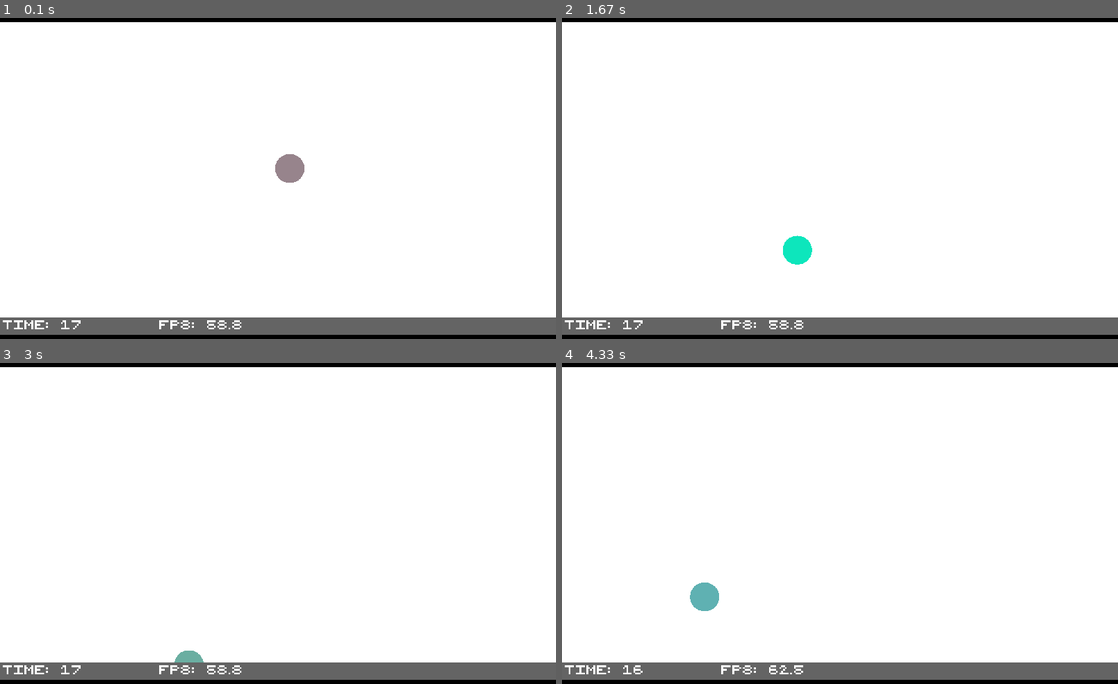
Above: before the commit, frames 1-4 (two rows, left to right).
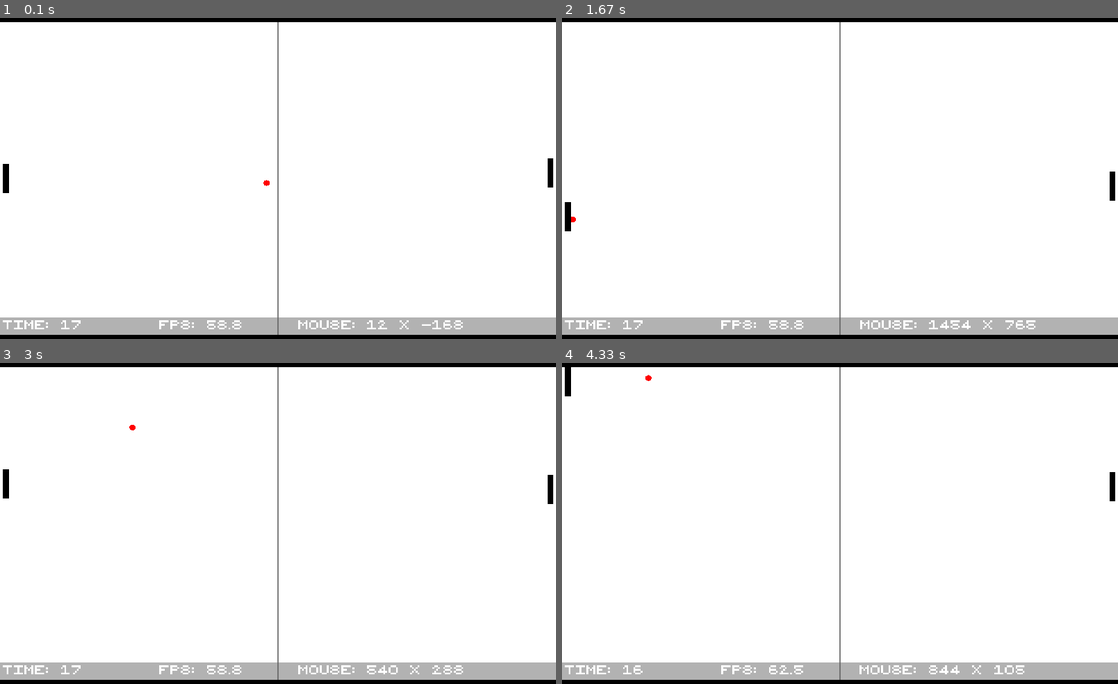
Above: after the commit, the same moments.

Repository: 648trindade/pygame-engine-gamejam
Game: pygame game, started from src/main.py
The game is run twice, just before and just after one commit, with the same random seed, the same clock (stepped at 60 frames per second) and the same inputs.
Inputs (mouse positions are in pixels of both pictures, inside the frame that each line leads up to):
- Up to frame 1 (0.1 s): no input
- Up to frame 2 (1.67 s): press the mouse at (706, 181) at 0.37 s; move the mouse to (801, 226) at 0.47 s; release the mouse at (895, 271) at 0.6 s; press the mouse at (706, 181) at 0.7 s; move the mouse to (806, 197) at 0.8 s; release the mouse at (906, 213) at 0.93 s; press the mouse at (706, 181) at 1.03 s; move the mouse to (762, 233) at 1.13 s; release the mouse at (812, 287) at 1.27 s; press the mouse at (706, 181) at 1.37 s; move the mouse to (845, 213) at 1.47 s; release the mouse at (984, 242) at 1.6 s
- Up to frame 3 (3 s): press the mouse at (144, 526) at 1.7 s; move the mouse to (305, 581) at 1.8 s; release the mouse at (472, 632) at 1.93 s; press the mouse at (144, 526) at 2.03 s; move the mouse to (266, 488) at 2.13 s; release the mouse at (394, 449) at 2.27 s; click (116, 443) at 2.38 s; press the mouse at (116, 443) at 2.7 s; move the mouse to (133, 446) at 2.8 s; release the mouse at (155, 449) at 2.93 s
- Up to frame 4 (4.33 s): press the mouse at (678, 443) at 3.03 s; move the mouse to (673, 558) at 3.13 s; release the mouse at (673, 677) at 3.27 s; press the mouse at (678, 443) at 3.37 s; move the mouse to (706, 497) at 3.47 s; release the mouse at (728, 555) at 3.6 s; press the mouse at (678, 443) at 3.7 s; move the mouse to (845, 533) at 3.8 s; release the mouse at (1012, 623) at 3.93 s; press the mouse at (678, 443) at 4.03 s; move the mouse to (739, 420) at 4.13 s; release the mouse at (806, 398) at 4.27 s

The runs differ from the first frame. In frame 1, 5.9% of the frame differs, in the area x 0-100%, y 1-99%; in frame 2, 5.9%; in frame 3, 5.7%; in frame 4, 5.9%.

Commit message:
Exemplo Pong + ajuster

Diff:
--- a/src/DebugInfo.py
+++ b/src/DebugInfo.py
@@ -5,20 +5,19 @@
 
 class DebugInfo(GameObject):
     def __init__(self, game_data):
-        GameObject.__init__(self, None)
-        self.system = game_data['system']
-        self.screen_size = game_data['screen_size']
+        GameObject.__init__(self, None, game_data)
         self.log = ""
         self.dest = Rect((0, self.screen_size.y - 60), (self.screen_size.x, 60))
         self._layer = 10
 
     def render(self):
         delta_time = self.system.delta_time
-        time = str(delta_time)[:4].ljust(8)
-        fps  = str(1000/delta_time)[:4]
-        text = "Time: {t} FPS: {f}".format(t=time, f=fps)
+        time  = str(delta_time)[:4].ljust(8)
+        fps   = str(1000/delta_time)[:4].ljust(8)
+        mouse = self.system.get_mouse_pos().int()
+        text = "Time: {t} FPS: {f} Mouse: {m.x} x {m.y}".format(t=time, f=fps, m=mouse)
 
-        box_color = Color(100, 100, 100)
+        box_color = Color(100, 100, 100, 127)
 
         font_dest = Point(10, self.screen_size.y - 50)
 
--- a/src/MyCube.py
+++ /dev/null
@@ -1,62 +0,0 @@
-from pygame import Rect, Color
-from random import randrange
-from engine.GameObject import GameObject
-from engine.Point import Point
-
-#GRAVITY = 100
-#INITIAL_VEL = -200
-
-class MyCube(GameObject):
-
-    def __init__(self, game_data):
-        GameObject.__init__(self, None)
-
-        self.system = game_data['system']
-        self.screen_size = game_data['screen_size']
-        self.color = Color(127, 127, 127)
-
-        self.dest = Rect(self.system.camera.centerx, self.system.camera.centery-100, 100, 100)
-        self.vel  = Point(randrange(-10,11), randrange(-10,11))
-        self.position = Point(self.dest.topleft)
-        self._layer = 1
-
-    def bounce(self, value):
-        pass
-
-    def update(self):
-        self.dest += self.vel
-        if self.dest.left not in range(0, self.system.camera.right - self.dest.width):
-            self.vel.x *= -1
-
-        if self.dest.top not in range(0, self.system.camera.bottom - self.dest.height):
-            self.vel.y *= -1
-
-        # s = s0 + v0t + at²/2
-        # t = self.system.delta_time / 1000
-        # a = Point(0, GRAVITY)
-        # v0t = self.vel * t
-        # at2 = a * ((t ** 2) / 2)
-        # self.position += v0t + at2
-        # self.dest.topleft = self.position.int()
-        #
-        # self.vel += a * t
-        #
-        #
-        # if (self.dest.bottom > self.system.camera.centery):
-        #     self.dest.bottom = self.system.camera.centery
-        #     old = self.vel
-        #     self.vel *= 0.9
-        #     self.vel.y *= -1
-        #     print(old, '->', self.vel)
-
-        self.color.r = (self.color.r + randrange(-10, 11)) % 256
-        self.color.g = (self.color.g + randrange(-10, 11)) % 256
-        self.color.b = (self.color.b + randrange(-10, 11)) % 256
-
-    def render(self):
-        self.system.draw_geom("filled_circle", x=self.dest.centerx,
-                              y=self.dest.centery, r=self.dest.w // 2,
-                              color=self.color)
-
-    def on_collision(self, other_go):
-        print("Colisao com", other_go)
--- /dev/null
+++ b/src/MyPong.py
@@ -0,0 +1,134 @@
+from pygame import Color, Rect, mouse, Surface, gfxdraw
+from random import random, choice
+from engine.Scene import Scene
+from DebugInfo import DebugInfo
+from engine.GameObject import GameObject
+from engine.Point import Point
+
+
+class PongField(GameObject):
+    def __init__(self, game_data):
+        GameObject.__init__(self, None, game_data)
+
+        self.color = Color(127, 127, 127)
+        self._layer = 1
+        width = 5
+        self.dest = Rect((self.screen_size.x - width) // 2, 0, width,
+                         self.screen_size.y)
+
+    def render(self):
+        self.system.draw_geom('box', rect=self.dest, color=self.color)
+
+
+class PongBall(GameObject):
+    def __init__(self, game_data):
+        GameObject.__init__(self, None, game_data)
+
+        self.color = Color(255, 0, 0)
+        self.dest = Rect(self.screen_size//2, (20, 20))
+        self._layer = 2
+        self.vel = Point(choice([-1, 1]),
+                         random() * choice([-1, 1]))
+        self.vel = self.vel.normalize()
+        self.vel *= 10
+        self.tags.append('ball')
+
+    def update(self):
+        self.dest.topleft += self.vel
+        if self.dest.top not in range(0, self.system.camera.bottom - self.dest.height):
+            self.vel.y *= -1
+
+        if self.dest.left not in range(10, self.system.camera.right - self.dest.width - 10):
+            self.scene.state = Scene.STATE_FINISHED
+            self.system.swap_scene(GameOver(self.dest.left < 10))
+
+    def render(self):
+        self.system.draw_geom('filled_circle', r=10, x=self.dest.centerx, y=self.dest.centery, color=self.color)
+
+    def on_collision(self, other_go):
+        if PongPaddle in type(other_go).mro():
+            self.vel += other_go.vel
+            self.vel.y *= 10/self.vel.length()
+            self.vel.x *= -1
+            print('colided!')
+
+
+class PongPaddle(GameObject):
+    def __init__(self, center, game_data):
+        GameObject.__init__(self, None, game_data)
+
+        self.color = Color(0, 0, 0)
+        self.dest = Rect(center - Point(10, 50), (20, 100))
+        self._layer = 2
+        self.vel = Point(0, 0)
+
+    def update(self):
+        self.dest.topleft = Point(
+            max(0, min(self.dest.x + self.vel.x, self.screen_size.x - self.dest.width)),
+            max(0, min(self.dest.y + self.vel.y, self.screen_size.y - self.dest.height))
+        ).int()
+
+    def render(self):
+        self.system.draw_geom("box", rect=self.dest, color=self.color)
+
+
+class PongPaddleIA(PongPaddle):
+    def update(self):
+        ball = self.scene.get_gos_with_tag('ball')[0]
+        self.vel = Point(ball.dest.center) - Point(self.dest.center)
+        self.vel = self.vel.normalize() * 10
+        self.vel.x = 0
+
+        PongPaddle.update(self)
+
+
+class PongPaddlePlayer(PongPaddle):
+    def update(self):
+        move = self.system.get_mouse_pos()
+        self.vel = Point(move) - Point(self.dest.center)
+        self.vel = self.vel.normalize() * 10
+        self.vel.x = 0
+
+        PongPaddle.update(self)
+
+
+class MyPong(Scene):
+
+    def __init__(self):
+        Scene.__init__(self, "MyPong")
+
+    def start(self, game_data):
+        self.game_objects.append(DebugInfo(game_data))
+        self.game_objects.append(PongField(game_data))
+        self.game_objects.append(PongBall(game_data))
+        y_2 = game_data['screen_size'].y//2
+        self.game_objects.append(PongPaddleIA(Point(20, y_2), game_data))
+        self.game_objects.append(PongPaddlePlayer(Point(1900, y_2), game_data))
+
+        Scene.start(self, game_data)
+
+
+class GameOver(Scene):
+    def __init__(self, win=False):
+        Scene.__init__(self, "GameOver")
+        self.text = "You Win!" if win else "Game Over"
+        self.back = None
+
+    def start(self, game_data):
+        Scene.start(self, game_data)
+        self.back = Surface(game_data['screen_size'])
+        self.back.blit(self.system.screen, (0,0))
+        gfxdraw.box(self.back, self.system.camera, (0,0,0,127))
+
+    def update(self):
+        Scene.update(self)
+
+        if mouse.get_pressed()[0]:
+            self.state = Scene.STATE_FINISHED
+            self.system.swap_scene(MyPong())
+
+    def render(self):
+        # FIXME: não pode fazer essa linha ahsuehaseuh
+        self.system.screen.blit(self.back, (0, 0))
+        self.system.draw_font(self.text, "8bit16.ttf", 100, self.screen_size//2,
+                              centered=True, fixed=True)
--- a/src/MyScene.py
+++ b/src/MyScene.py
@@ -1,6 +1,5 @@
 from engine.Scene import Scene
 from DebugInfo import DebugInfo
-from MyCube import MyCube
 
 class MyScene(Scene):
     def __init__(self):
@@ -8,6 +7,70 @@
 
     def start(self, game_data):
         self.game_objects.append(DebugInfo(game_data))
-        self.game_objects.append(MyCube(game_data))
+        for i in range(10):
+            self.game_objects.append(MyCube(game_data))
 
         Scene.start(self, game_data)
+
+
+from pygame import Rect, Color
+from random import random, choice, randrange
+from engine.GameObject import GameObject
+from engine.Point import Point
+
+class MyCube(GameObject):
+
+    def __init__(self, game_data):
+        GameObject.__init__(self, None, game_data)
+
+        self.color = Color(127, 127, 127)
+
+        self.radius = randrange(1,3)*25
+        self.dest = Rect(randrange(0, self.screen_size.x),
+                         randrange(0, self.screen_size.y),
+                         self.radius*2, self.radius*2)
+        self.vel  = Point(random() * choice([-1, 1]),
+                          random() * choice([-1, 1]))
+        self.vel.normalize()
+        self.vel *= 100/self.radius
+        self.position = Point(self.dest.topleft)
+        self._layer = 1
+        self.state = "running"
+
+    def bounce(self, value):
+        pass
+
+    def update(self):
+        if self.state == "killed":
+            self.kill()
+            return
+
+        self.dest += self.vel
+        if self.dest.left not in range(0, self.system.camera.right - self.dest.width):
+            self.vel.x *= -1
+
+        if self.dest.top not in range(0, self.system.camera.bottom - self.dest.height):
+            self.vel.y *= -1
+
+        self.color.r = (self.color.r + randrange(-10, 11)) % 256
+        self.color.g = (self.color.g + randrange(-10, 11)) % 256
+        self.color.b = (self.color.b + randrange(-10, 11)) % 256
+
+    def render(self):
+        self.system.draw_geom("filled_circle", x=self.dest.centerx,
+                              y=self.dest.centery, r=self.radius,
+                              color=self.color)
+
+    def on_collision(self, other_go):
+        if type(other_go) is MyCube:
+            if other_go.radius < self.radius:
+                self.radius += other_go.radius
+                pos = self.dest.center
+                self.dest.height = self.dest.width = self.radius*2
+                self.dest.center = pos
+
+                self.vel += other_go.vel
+                self.vel.normalize()
+                self.vel *= 100/self.radius
+            elif self.radius < other_go.radius:
+                self.state = "killed"
--- a/src/engine/GameObject.py
+++ b/src/engine/GameObject.py
@@ -4,14 +4,19 @@
 
 class GameObject(Sprite):
 
-    def __init__(self, name, *groups):
+    def __init__(self, name, game_data, *groups):
         Sprite.__init__(self, groups)
 
+        self.__dict__.update(game_data)
         self.image = name
         self.dest = Rect(0,0,0,0)
         self.src = Rect(0,0,0,0)
         self.fixed = False
         self.tags = list()
+
+    def __str__(self):
+        return "<" + str(type(self).__name__) + " at " + \
+               "({r.x}, {r.y}, {r.w}, {r.h})".format(r=self.dest) + ">"
 
     def update(self):
         pass
--- a/src/engine/Point.py
+++ b/src/engine/Point.py
@@ -263,4 +263,7 @@
         :return: Point
         """
         res = Point(self)
-        return res / self.length()
+        try:
+            return res / self.length()
+        except:
+            return Point(0, 0)
--- a/src/engine/Scene.py
+++ b/src/engine/Scene.py
@@ -1,5 +1,18 @@
 from pygame.sprite import spritecollide
+from math import hypot
 from engine.LayeredUpdates import LayeredUpdates
+from engine.GameObject import GameObject
+
+def distance_pt_rect(point, rect):
+    """
+    Retorna a distancia entre um ponto e um retangulo
+    :param point: ponto
+    :param rect: retangulo
+    :return: float, distancia
+    """
+    dx = max(min(point[0], rect.right), rect.left)
+    dy = max(min(point[1], rect.bottom), rect.top)
+    return hypot(point[0] - dx, point[1] - dy)
 
 class Scene:
     STATE_NEW = 1
@@ -25,7 +38,9 @@
         :param game_data: dados do sistema
         :return: None
         """
+        assert self == game_data['scene']
         self.system = game_data['system']
+        self.screen_size = game_data['screen_size']
         self.layers.add(*self.game_objects)
 
     def resume(self):
@@ -66,7 +81,8 @@
     def update(self):
         for go in self.game_objects:
             collisions = spritecollide(go, self.layers, False)
-            collisions.remove(go)
+            if collisions.count(go) > 0:
+                collisions.remove(go)
             for go_collided in collisions:
                 go.on_collision(go_collided)
 
@@ -103,3 +119,73 @@
         :return: bool
         """
         return self.state is Scene.STATE_RUNNING
+
+    def get_gos_with_tag(self, tag):
+        """
+        Retorna todos os Game Objects que possuem a tag dad
+        :param tag: tag
+        :return: Lista de GameObjects
+        """
+        gos = list()
+        for go in self.game_objects:
+            if go.has_tag(tag):
+                gos.append(go)
+        return gos
+
+    def get_nearest_go(self, origin, tag=None):
+        """
+        Retorna o game object mais proximo de uma posição
+        :param origin: posição ou game object
+        :param tag: tag do game object procurado (opcional)
+        :return: game object ou None
+        """
+        distance = float('inf')
+        nearest = None
+
+        # testa se origin é um game object
+        if GameObject in type(origin).mro():
+            position = origin.rect.center
+        else:
+            position = origin
+
+        # testa se tem uma tag e filtra os gos
+        if tag:
+            game_objects = self.get_gos_with_tag(tag)
+        else:
+            game_objects = self.game_objects
+        game_objects.remove(origin)
+
+        for go in game_objects:
+            this_distance = distance_pt_rect(position, go.rect)
+            if this_distance < distance:
+                distance = this_distance
+                nearest = go
+        return nearest
+
+    def get_gos_in_range(self, origin, range_, tag=None):
+        """
+        Retorna todos os game_objects dada uma distancia
+        :param origin:
+        :param range_:
+        :param tag:
+        :return:
+        """
+        # testa se origin é um game object
+        if GameObject in type(origin).mro():
+            position = origin.rect.center
+        else:
+            position = origin
+
+        # testa se tem uma tag e filtra os gos
+        if tag:
+            game_objects = self.get_gos_with_tag(tag)
+        else:
+            game_objects = self.game_objects
+        game_objects.remove(origin)
+
+        gos = list()
+        for go in game_objects:
+            distance = distance_pt_rect(position, go.rect)
+            if distance <= range_:
+                gos.append(go)
+        return gos
--- a/src/engine/System.py
+++ b/src/engine/System.py
@@ -84,6 +84,12 @@
         #  tarjas pretas)
         self.offset = (self.window_size - self.screen_real_size)//2
 
+    def get_mouse_pos(self):
+        return (Point(pygame.mouse.get_pos()) - self.offset) / self.scale
+
+    def get_mouse_move(self):
+        return (Point(pygame.mouse.get_rel())) / self.scale
+
     def run(self):
         """
         Loop das cenas. Roda uma cena até que termine, então procura por novas
@@ -92,11 +98,13 @@
         """
         game_data = {
             'system': self,
-            'screen_size': SCREEN_SIZE
+            'screen_size': SCREEN_SIZE,
+            'scene': None
         }
 
         while len(self.scene_stack) > 0:
             scene = self.scene_stack[-1] # topo da pilha
+            game_data['scene'] = scene
 
             if scene.is_new():
                 scene.start(game_data)
--- a/src/main.py
+++ b/src/main.py
@@ -1,7 +1,9 @@
 from engine import System
 from MyScene import MyScene
+from MyPong import MyPong
 
 system = System()
-scene = MyScene()
+#scene = MyScene()
+scene = MyPong()
 system.push_scene(scene)
 system.run() # entra no laço principal do jogo
